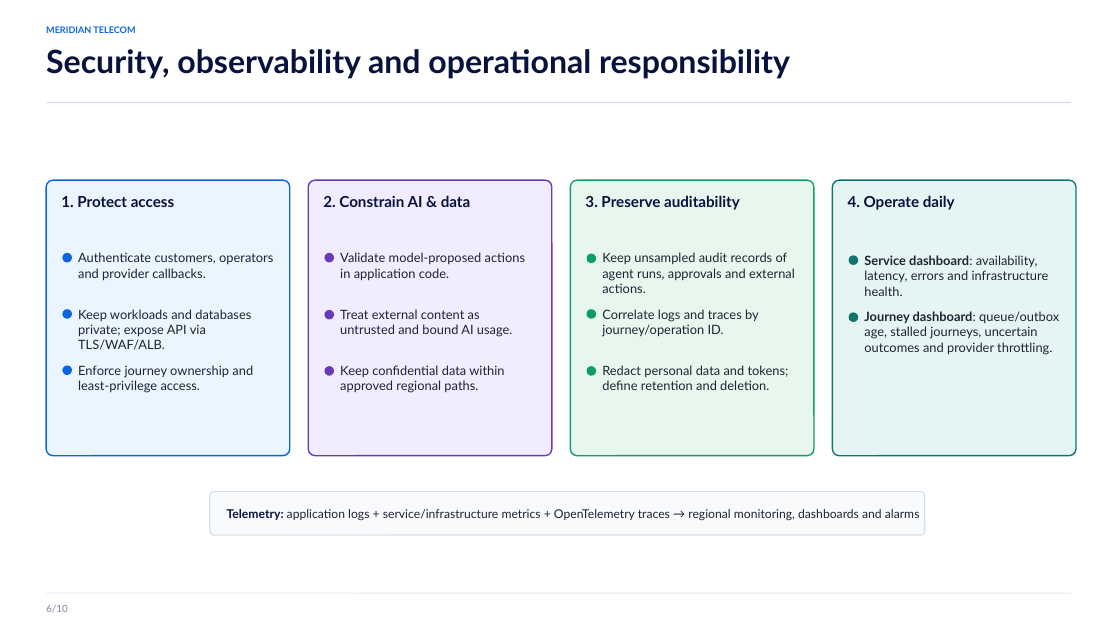
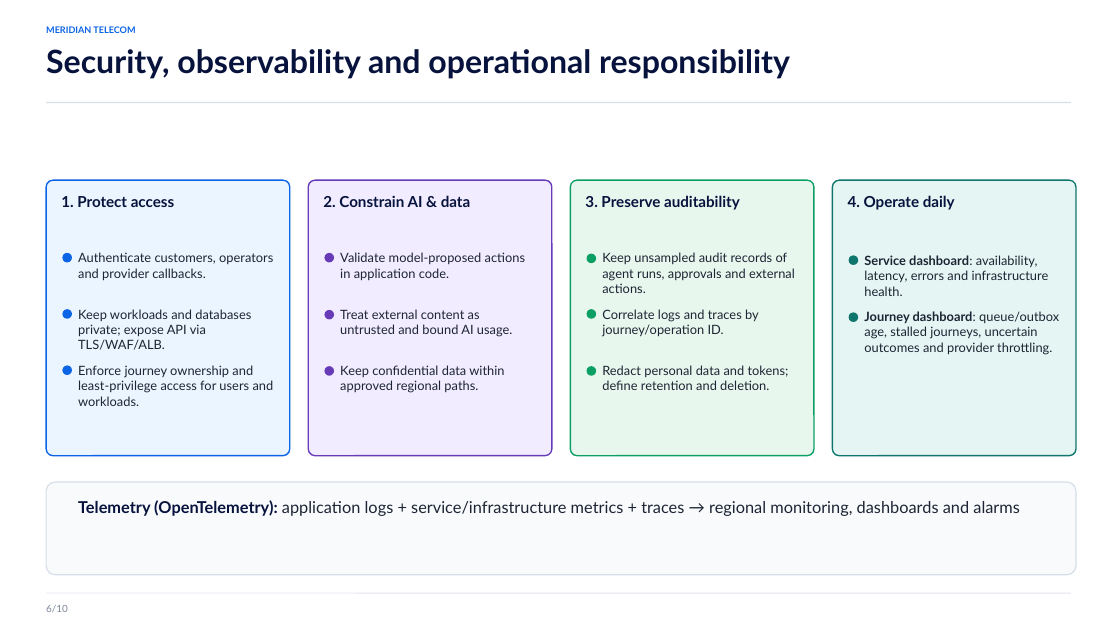
Before and after one commit to mattia-vincenzi/Meridian-Telecom, a slide deck: slide 13 of presentation/meridian_mattia_vincenzi.pptx. Drawn at 1120x630 pixels with LibreOffice and Linux fonts; fonts in the diff are those of the drawing. Boxes give left, top, right and bottom in pixels: in the first picture for what was removed or moved away, otherwise in the second. Text is boxed around its words. In the diff, an @@ line names an element or a change of style, - is before the commit and + after.

```diff
--- a/presentation/meridian_mattia_vincenzi.pptx
+++ b/presentation/meridian_mattia_vincenzi.pptx
@@ text at <box>78,365,274,406</box>: text changed @@
-Enforce journey ownership and least-privilege access.
+Enforce journey ownership and least-privilege access for users and workloads.
@@ rounded rectangle: place and size @@
-rounded rectangle at <box>210,492,925,535</box>
+rounded rectangle at <box>46,482,1076,575</box>
@@ text at <box>78,500,1020,516</box>: text changed; size 10.4 to 14 pt @@
-Telemetry: application logs + service/infrastructure metrics + OpenTelemetry traces → regional monitoring, dashboards and alarms
+Telemetry (OpenTelemetry): application logs + service/infrastructure metrics + traces → regional monitoring, dashboards and alarms
```
Also in this commit, not shown: 10 other slides changed, 1 slide added.
